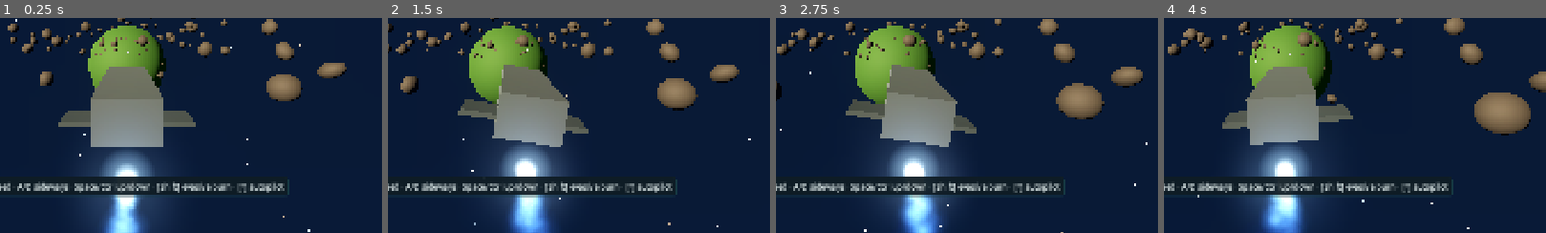
Above: before the commit, frames 1-4 (left to right).
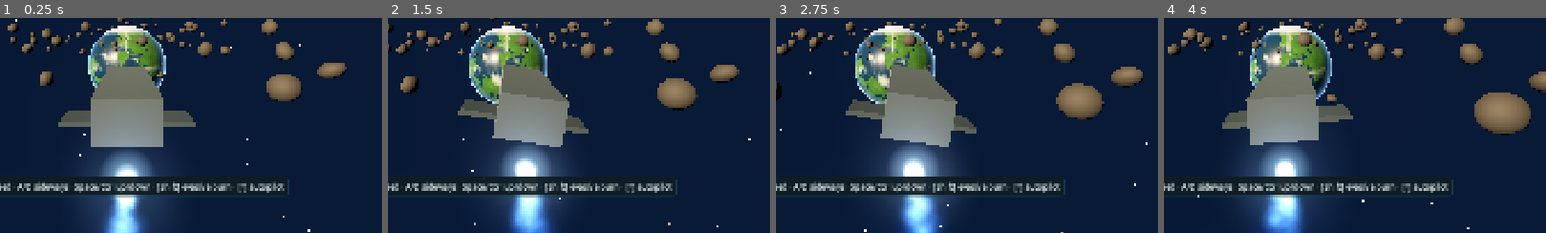
Above: after the commit, the same moments.

Repository: sebastianlistfeirup/GENESISARK
Game: Godot game, scene res://scenes/flight/flight.tscn
Same seed, same stepped clock (60 frames per second), same inputs: the game is played once before the commit and once after it. This scene is started directly instead of the project's main scene.
Inputs (mouse positions are % of the whole screen's width and height, from its top left):
- Up to frame 1 (0.25 s): no input
- Up to frame 2 (1.5 s): tap Enter (build_confirm) at 0.5 s; move the mouse to (72, 45) at 0.52 s; hold D (move_right) 0.53-1.25 s; tap Space (ascend) at 0.6 s; click (72, 45) at 0.67 s; drag from (30, 55) to (45, 70) at 1.27 s
- Up to frame 3 (2.75 s): move the mouse to (60, 28) at 2.02 s; hold D (move_right) from 2.03 s (still down); hold Enter (build_confirm) from 2.03 s (still down)
- Up to frame 4 (4 s): release D (move_right) at 2.75 s; release Enter (build_confirm) at 2.75 s; drag from (45, 70) to (20, 35) at 2.77 s; move the mouse to (80, 65) at 3.52 s; hold A (move_left) from 3.53 s (still down); hold B (colony_mode) from 3.53 s (still down)
The pictures show only the part of the screen within x 33-83%, y 39-89%; the shares and areas given below are measured in that part.

The runs differ from the first frame. In frame 1, 2.5% of the frame differs, in the area x 23-44%, y 3-33%; in frame 2, 2.9%; in frame 3, 2.9%, in the area x 20-42%, y 3-40%; in frame 4, 2.8%.

Commit message:
Procedural planet shader (continents/dunes/ice per biome, planet tint, drifting clouds, atmosphere rim; static clouds with reduced motion) for approach flight and the bridge window
Co-Authored-By: Claude Opus 5.5 <noreply@anthropic.com>

Diff:
--- /dev/null
+++ b/art/shaders/planet.gdshader
@@ -0,0 +1,44 @@
+shader_type spatial;
+// Procedural planet: fbm continents/dunes/ice in object space, a slowly drifting
+// cloud layer, terminator softening and an atmosphere rim. Own art (no vendor data).
+uniform vec3 base_color : source_color = vec3(0.31, 0.54, 0.35);
+uniform vec3 ocean_color : source_color = vec3(0.07, 0.22, 0.38);
+uniform vec3 high_color : source_color = vec3(0.85, 0.85, 0.8);
+uniform vec3 atmo_color : source_color = vec3(0.45, 0.7, 1.0);
+uniform float sea_level = 0.48;
+uniform float cloud_amount = 0.45;
+uniform float banding = 0.0;
+uniform float seed = 0.0;
+uniform float cloud_speed = 0.004;
+
+varying vec3 obj_n;
+
+float hash(vec3 p) { p = fract(p * 0.3183099 + 0.1 + seed * 0.013); p *= 17.0; return fract(p.x * p.y * p.z * (p.x + p.y + p.z)); }
+float noise(vec3 x) {
+	vec3 i = floor(x); vec3 f = fract(x); f = f * f * (3.0 - 2.0 * f);
+	return mix(mix(mix(hash(i + vec3(0,0,0)), hash(i + vec3(1,0,0)), f.x), mix(hash(i + vec3(0,1,0)), hash(i + vec3(1,1,0)), f.x), f.y),
+		mix(mix(hash(i + vec3(0,0,1)), hash(i + vec3(1,0,1)), f.x), mix(hash(i + vec3(0,1,1)), hash(i + vec3(1,1,1)), f.x), f.y), f.z);
+}
+float fbm(vec3 p) { float v = 0.0; float a = 0.5; for (int i = 0; i < 6; i++) { v += a * noise(p); p *= 2.03; a *= 0.5; } return v; }
+
+void vertex() { obj_n = normalize(VERTEX); }
+
+void fragment() {
+	vec3 n = obj_n;
+	float h = fbm(n * 2.6 + seed);
+	h = mix(h, h * 0.6 + 0.4 * (0.5 + 0.5 * sin(n.y * 18.0 + h * 6.0)), banding);
+	float land = smoothstep(sea_level - 0.015, sea_level + 0.015, h);
+	vec3 col = mix(ocean_color, base_color * (0.75 + 0.5 * fbm(n * 9.0 + 3.0)), land);
+	float peaks = smoothstep(sea_level + 0.17, sea_level + 0.27, h);
+	col = mix(col, high_color, peaks);
+	float pole = smoothstep(0.78, 0.92, abs(n.y) + 0.08 * fbm(n * 6.0));
+	col = mix(col, vec3(0.93, 0.96, 1.0), pole);
+	vec3 cn = n; float a = TIME * cloud_speed; cn.xz = mat2(vec2(cos(a), -sin(a)), vec2(sin(a), cos(a))) * cn.xz;
+	float cl = smoothstep(1.0 - cloud_amount, 1.0 - cloud_amount + 0.25, fbm(cn * 4.0 + 11.0));
+	col = mix(col, vec3(0.97), cl * 0.85);
+	ALBEDO = col;
+	ROUGHNESS = mix(0.35, 0.95, land);
+	SPECULAR = mix(0.6, 0.2, land);
+	float rim = pow(1.0 - clamp(dot(NORMAL, VIEW), 0.0, 1.0), 3.0);
+	EMISSION = atmo_color * rim * 1.4;
+}
--- a/evidence/scene_smoke.json
+++ b/evidence/scene_smoke.json
@@ -96,7 +96,7 @@
       "ok": true
     },
     {
-      "detail": "I_power_coupling:<Area3D#245584893113>",
+      "detail": "I_power_coupling:<Area3D#247765931196>",
       "name": "prompt_targets_coupling",
       "ok": true
     },
@@ -274,5 +274,5 @@
   "engine_version": "4.7.1-stable (official)",
   "failures": [],
   "status": "PASS",
-  "timestamp": "2026-10-24T09:17:35"
+  "timestamp": "2026-10-24T09:24:42"
 }
--- a/evidence/test_report.json
+++ b/evidence/test_report.json
@@ -1,6 +1,6 @@
 {
   "content_errors": [],
-  "elapsed_ms": 2180,
+  "elapsed_ms": 2140,
   "engine_version": "4.7.1-stable (official)",
   "failures": [],
   "files": {
@@ -17,5 +17,5 @@
   },
   "status": "PASS",
   "tests": 81,
-  "timestamp": "2026-10-24T09:16:34"
+  "timestamp": "2026-10-24T09:23:41"
 }
--- a/scripts/runtime/flight/flight_scene.gd
+++ b/scripts/runtime/flight/flight_scene.gd
@@ -52,6 +52,7 @@
 	planet.scale = Vector3.ONE * 3.0
 	planet.position = Vector3(0, -120, -LENGTH - 300.0)
 	add_child(planet)
+	PlanetLook.apply(planet, str(p.get("biome_id", "green")), str(p.get("palette", {}).get("nature", "")), hash(pid))
 	ship = Node3D.new()
 	ship.add_child(VisualSlot.make("space.ark_exterior"))
 	add_child(ship)
--- a/scripts/runtime/ship/ship_scene.gd
+++ b/scripts/runtime/ship/ship_scene.gd
@@ -192,6 +192,7 @@
 		var p := GameSession.content.planet(pid2)
 		var v := VisualSlot.make("space.planet_" + str(p.get("biome_id")), str(p.get("palette", {}).get("nature", "")))
 		_window_planet.add_child(v)
+		PlanetLook.apply(v, str(p.get("biome_id")), str(p.get("palette", {}).get("nature", "")), hash(pid2))
 
 
 func _on_use(it: Interactable) -> void:
--- /dev/null
+++ b/scripts/runtime/visual/planet_look.gd
@@ -0,0 +1,40 @@
+class_name PlanetLook
+extends RefCounted
+## Gives a planet slot a procedural surface (art/shaders/planet.gdshader) when no
+## imported planet model is mapped: continents, dunes or ice by biome, tinted with
+## the planet's own nature colour, clouds and an atmosphere rim. Presentation only.
+
+const SHADER := preload("res://art/shaders/planet.gdshader")
+const BIOMES := {
+	"green": {"ocean": "#123a5c", "high": "#d8d4c4", "atmo": "#7fb8ff", "sea": 0.5, "clouds": 0.5, "banding": 0.0},
+	"desert": {"ocean": "#6b3d22", "high": "#f0d6a8", "atmo": "#ffb070", "sea": 0.36, "clouds": 0.12, "banding": 0.65},
+	"ice": {"ocean": "#4e6f86", "high": "#ffffff", "atmo": "#bfe4ff", "sea": 0.42, "clouds": 0.35, "banding": 0.2},
+}
+
+
+static func apply(slot: VisualSlot, biome: String, tint: String, seed: int) -> void:
+	if slot.using_asset:
+		return
+	var b: Dictionary = BIOMES.get(biome, BIOMES["green"])
+	var m := ShaderMaterial.new()
+	m.shader = SHADER
+	var base := Color.from_string(tint, Color("#4f8a5a")) if not tint.is_empty() else Color("#4f8a5a")
+	m.set_shader_parameter("base_color", base)
+	m.set_shader_parameter("ocean_color", Color(str(b["ocean"])))
+	m.set_shader_parameter("high_color", Color(str(b["high"])))
+	m.set_shader_parameter("atmo_color", Color(str(b["atmo"])))
+	m.set_shader_parameter("sea_level", float(b["sea"]))
+	m.set_shader_parameter("cloud_amount", float(b["clouds"]))
+	m.set_shader_parameter("banding", float(b["banding"]))
+	m.set_shader_parameter("seed", float(posmod(seed, 997)))
+	m.set_shader_parameter("cloud_speed", 0.0 if FxEffect.reduced_motion() else 0.004)
+	for mi: Node in slot.find_children("*", "MeshInstance3D", true, false):
+		var mesh := (mi as MeshInstance3D).mesh
+		if mesh is SphereMesh:
+			var smooth := SphereMesh.new()
+			smooth.radius = (mesh as SphereMesh).radius
+			smooth.height = (mesh as SphereMesh).height
+			smooth.radial_segments = 128
+			smooth.rings = 64
+			(mi as MeshInstance3D).mesh = smooth
+			(mi as MeshInstance3D).material_override = m
Not shown, added: art/shaders/planet.gdshader.uid
Not shown, added: scripts/runtime/visual/planet_look.gd.uid
